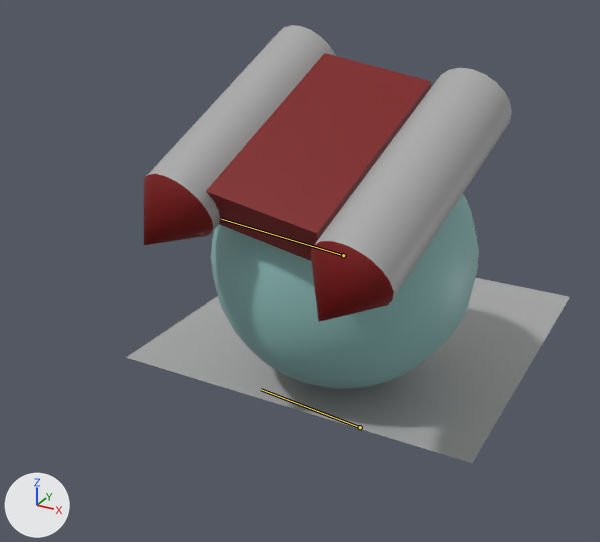
The FBX model Assets/Models/Floaty/Bubble_Flyer_Attack.fbx, before and after one commit.
Camera for both pictures: a camera (50 mm lens) standing at (1.36, -3.07, 1.73) and looking at (0.02, -0.63, 0.51). Arrows for +X, +Y and +Z are at lower left; the lights stay in place. Both versions are drawn at frame 15 of the action 'Attack'; the numbers are the values there. The bones that bend it are drawn over the model as lines.

Names of what the first picture shows: 'Flying_Bubble', 'pPlane1'.
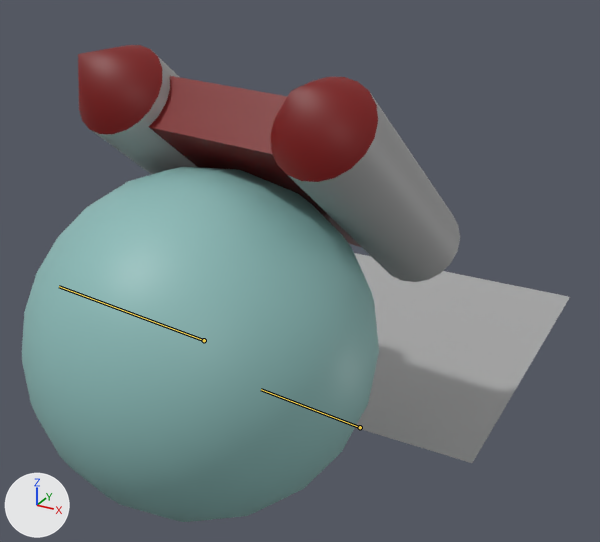
Pixel boxes (x1, y1, x2, y2) of what changed, in the pictures (600 x 542 px):
'Flying_Bubble', posed (19% wider, 31% taller): before (144, 25, 512, 389); after (22, 45, 460, 522)
bone 'joint2', root to tip: before (343, 255) to (221, 219); after (204, 340) to (59, 286)

The change in detail:
Bone 'joint2' (bone_joint2) moves from (52.3, -5.2, 43.4) to (59.0, -4.6, 134.7).
Bone 'joint2' (bone_joint2) turns from (0, -120, 0) to (0, -51, 0) degrees about its own x, y and z.
